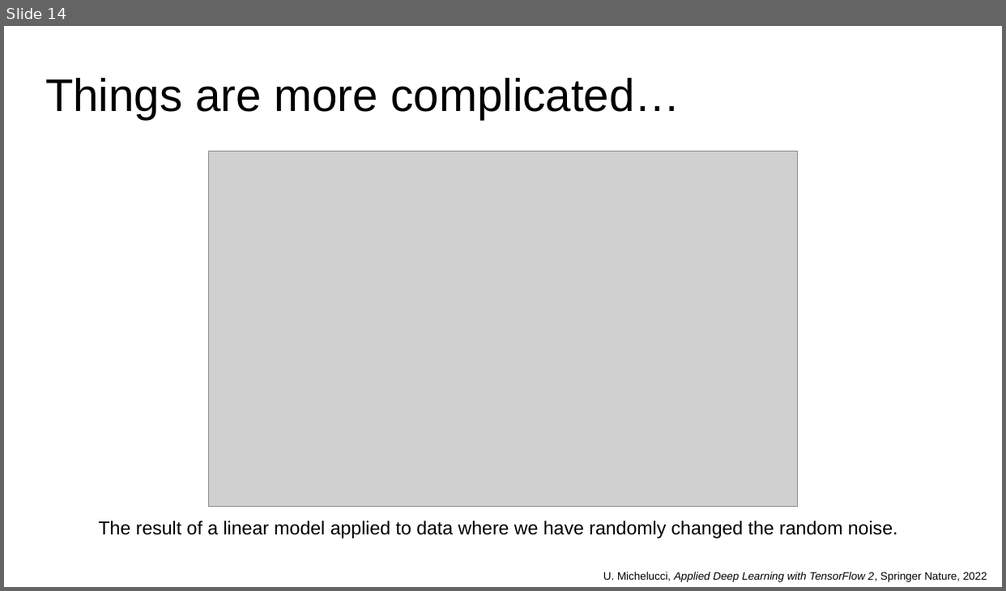
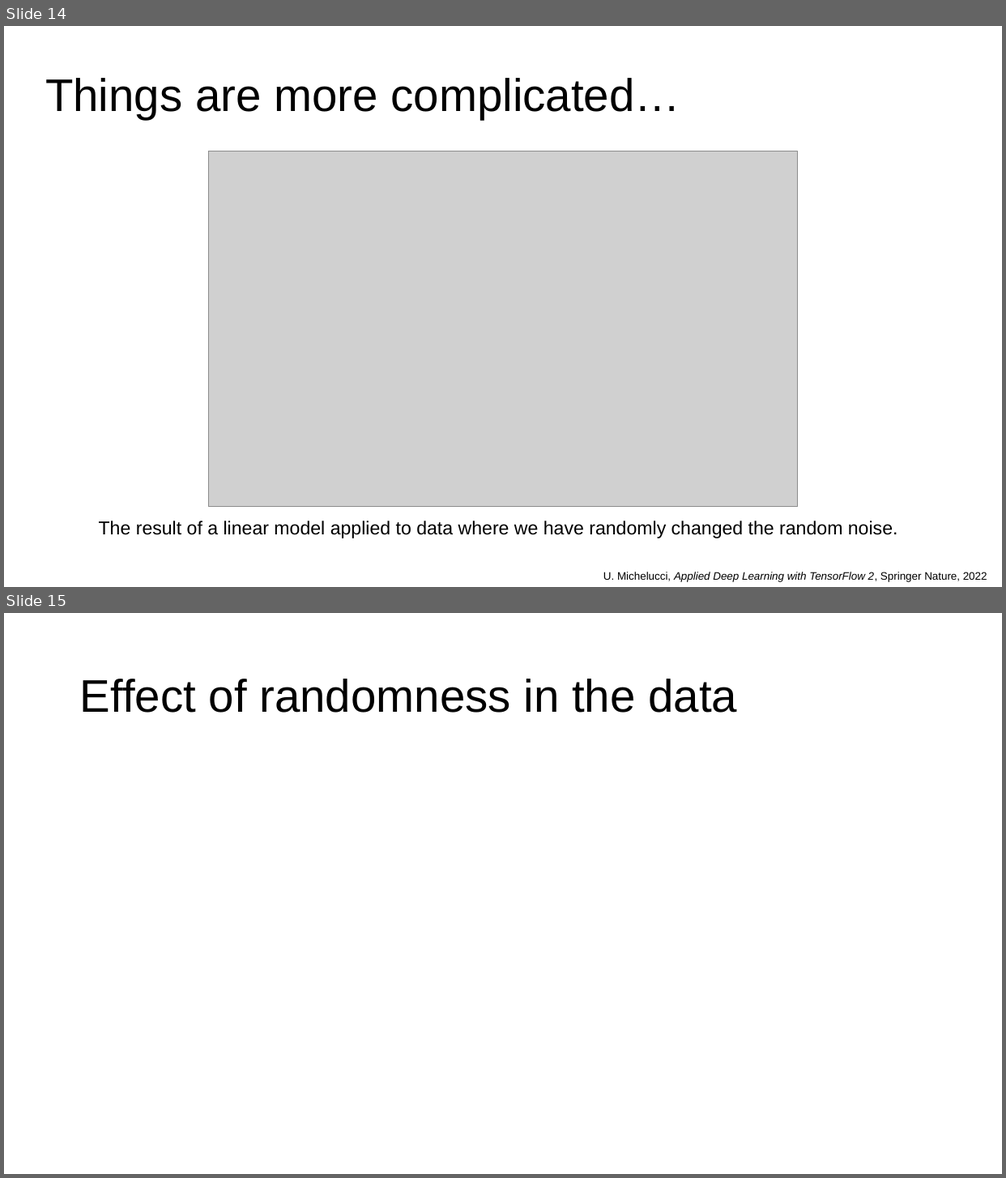
Before and after one commit to toelt-llc/MSCA-ITN-PARENT, a slide deck: DETERMINED2022/Introduction to model validation and unbalanced datasets/DETERMINED2022-toelt-Model_Validation_lecture_michelucci.pptx. Shown one above the other, each under a label of ours: slide 14 before the commit, slides 14 and 15 after it. The pictures are 1006x591 and 1006x1178 pixels, drawn with LibreOffice and Linux fonts; fonts in the diff are those of the drawing; grey boxes stand for pictures; background and template pictures are left out. Boxes give left, top, right and bottom in pixels: in the first picture for what was removed or moved away, otherwise in the second. Text is boxed around its words. In the diff, an @@ line names an element or a change of style, - is before the commit and + after.

```diff
--- a/DETERMINED2022/Introduction to model validation and unbalanced datasets/DETERMINED2022-toelt-Model_Validation_lecture_michelucci.pptx
+++ b/DETERMINED2022/Introduction to model validation and unbalanced datasets/DETERMINED2022-toelt-Model_Validation_lecture_michelucci.pptx
@@ slide 15 added at <box>4,613,1002,1174</box>, background #FFFFFF @@
@@ title added at <box>80,679,737,713</box>, 44 pt, text #000000 @@
+Effect of randomness in the data
```
Also in this commit, not shown: 1 other file.
